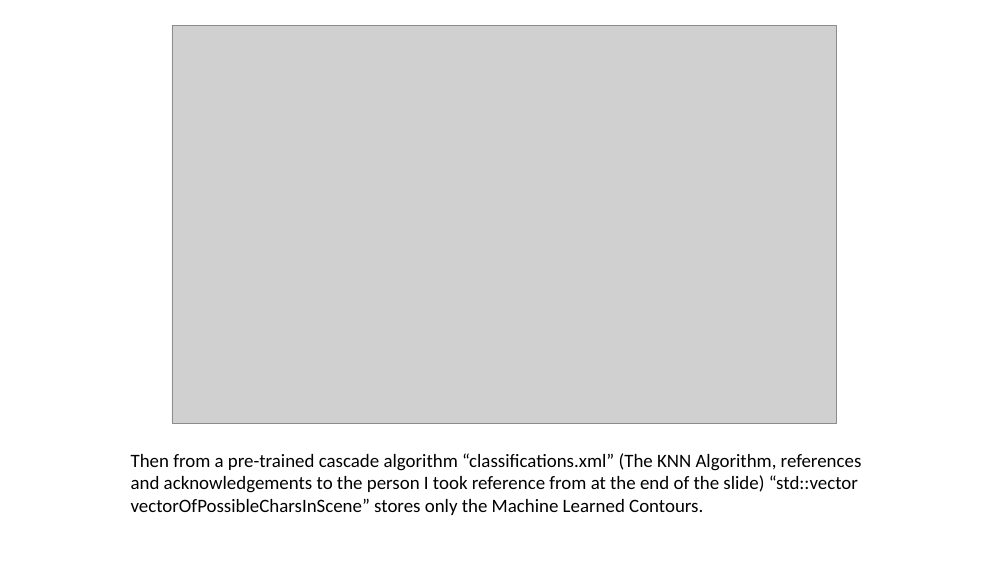
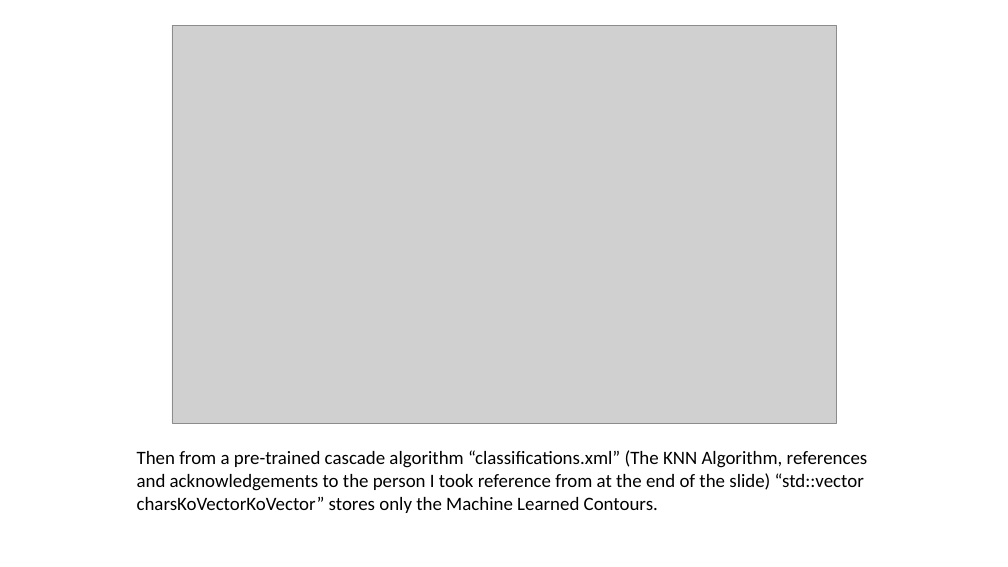
Before and after one commit to Raag-ops/LicensePlate, a slide deck: slide 4 of Documentations/Guide.pptx. Drawn at 1008x567 pixels with LibreOffice and Linux fonts; fonts in the diff are those of the drawing; grey boxes stand for pictures. Boxes give left, top, right and bottom in pixels: in the first picture for what was removed or moved away, otherwise in the second. Text is boxed around its words. In the diff, an @@ line names an element or a change of style, - is before the commit and + after.

Commit message:
Typo

```diff
--- a/Documentations/Guide.pptx
+++ b/Documentations/Guide.pptx
@@ text at (x1=137, y1=450, x2=868, y2=513): text changed @@
-Then from a pre-trained cascade algorithm “classifications.xml” (The KNN Algorithm, references and acknowledgements to the person I took reference from at the end of the slide) “std::vector vectorOfPossibleCharsInScene” stores only the Machine Learned Contours.
+Then from a pre-trained cascade algorithm “classifications.xml” (The KNN Algorithm, references and acknowledgements to the person I took reference from at the end of the slide) “std::vector charsKoVectorKoVector” stores only the Machine Learned Contours.
```
Also in this commit, not shown: 5 other slides changed.
